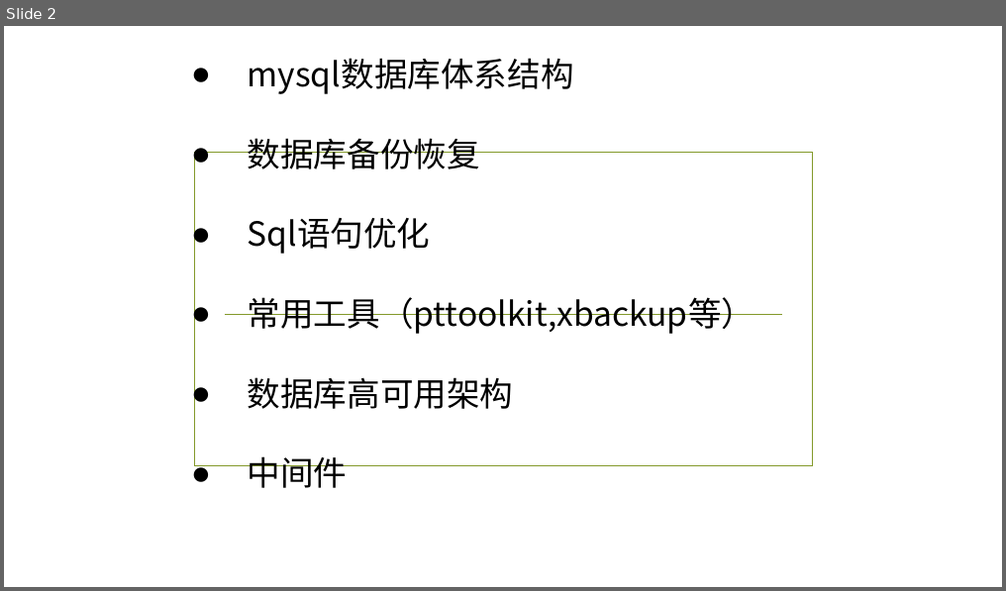
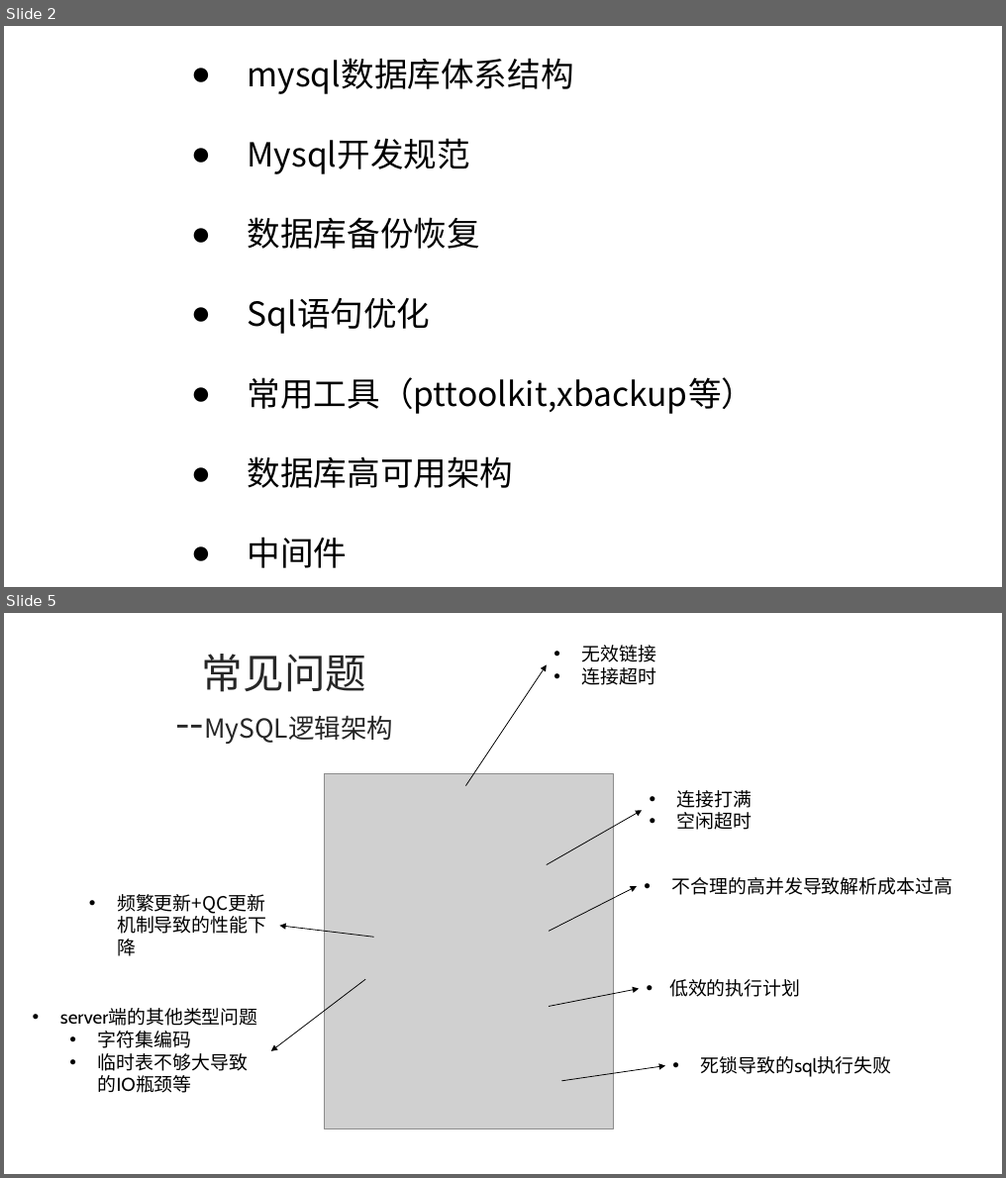
Before and after one commit to ronghuaihai/sharefiles, a slide deck: 数据库演示.pptx. Shown one above the other, each under a label of ours: slide 2 before the commit, slides 2 and 5 after it; the slides between them are not shown. The pictures are 1006x591 and 1006x1178 pixels, drawn with LibreOffice and Linux fonts; fonts in the diff are those of the drawing; grey boxes stand for pictures; background and template pictures are left out. Boxes give left, top, right and bottom in pixels: in the first picture for what was removed or moved away, otherwise in the second. Text is boxed around its words. In the diff, an @@ line names an element or a change of style, - is before the commit and + after.

```diff
--- a/数据库演示.pptx
+++ b/数据库演示.pptx
@@ slide 5 added at bbox=[4, 613, 1002, 1174], background picture (left out) @@
@@ title added at bbox=[202, 654, 393, 744], 25.2 pt, text #262626 @@
+常见问题
+--MySQL逻辑架构
@@ arrow added from (466, 786) to (547, 664), #000000 0.75 pt @@
@@ text added at bbox=[582, 645, 657, 685], 18 pt, text #000000 @@
+• 无效链接
+• 连接超时
@@ picture added at bbox=[325, 773, 614, 1130] @@
@@ text added at bbox=[677, 790, 752, 830], 18 pt, text #000000 @@
+• 连接打满
+• 空闲超时
@@ arrow added from (547, 865) to (642, 811), #000000 0.75 pt @@
@@ text added at bbox=[672, 877, 952, 895], 18 pt, text #000000 @@
+• 不合理的高并发导致解析成本过高
@@ text added at bbox=[117, 894, 265, 914], 18 pt, text #000000 @@
+• 频繁更新+QC更新机制导致的性能下降
@@ arrow added from (549, 931) to (637, 886), #000000 0.75 pt @@
@@ arrow added from (374, 937) to (279, 926), #000000 0.75 pt @@
@@ arrow added from (365, 980) to (271, 1052), #000000 0.75 pt @@
@@ arrow added from (549, 1007) to (639, 989), #000000 0.75 pt @@
@@ text added at bbox=[669, 979, 800, 997], 18 pt, text #000000 @@
+• 低效的执行计划
@@ text added at bbox=[60, 1009, 258, 1093], 18 pt, text #000000 @@
+• server端的其他类型问题
+  • 字符集编码
+  • 临时表不够大导致的IO瓶颈等
@@ text added at bbox=[701, 1057, 892, 1077], 18 pt, text #000000 @@
+• 死锁导致的sql执行失败
@@ arrow added from (561, 1081) to (665, 1065), #000000 0.75 pt @@
@@ slide 2 changed as well @@
@@ text at bbox=[248, 138, 470, 174]: paragraph added @@
+● Mysql开发规范
@@ rectangle removed at bbox=[195, 153, 813, 467] @@
@@ line removed from (224, 314) to (782, 314) @@
```
Also in this commit, not shown: 33 other slides changed, 16 other slides added, 1 slide removed, 57 other files.
